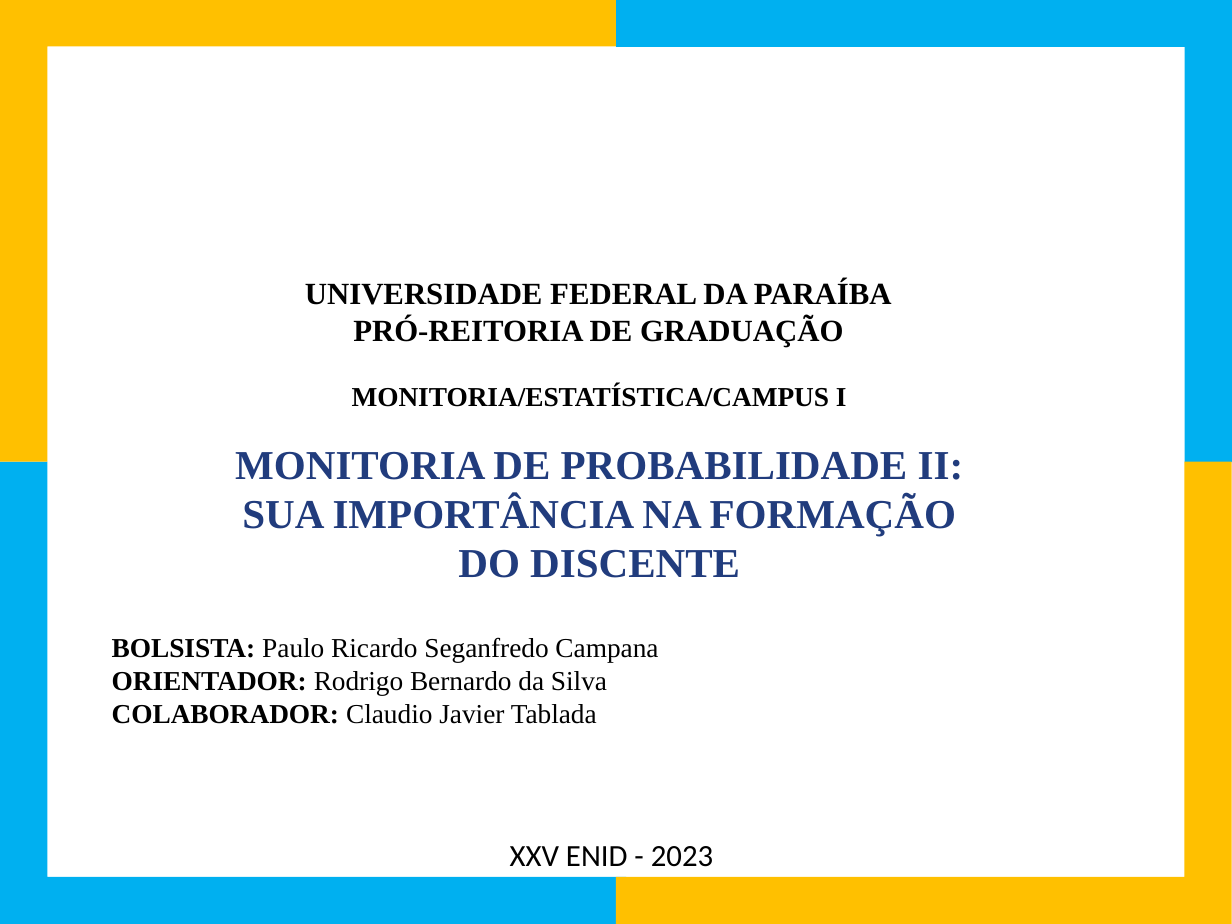
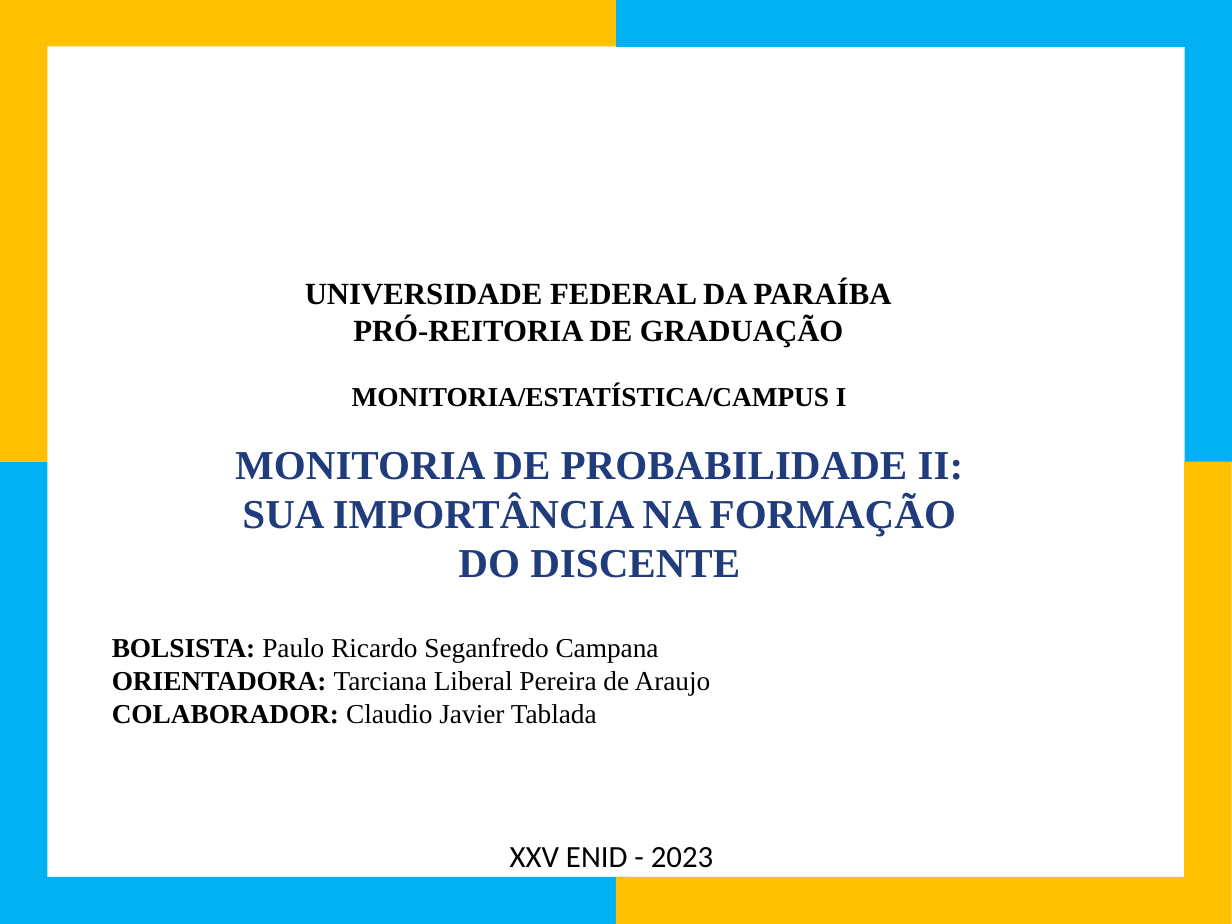
Before and after one commit to PauloCampana/UFPB, a slide deck: slide 1 of P5/monitoria/enid/enid1.pptx. Drawn at 1232x924 pixels with LibreOffice and Linux fonts; fonts in the diff are those of the drawing; background and template pictures are left out. Boxes give left, top, right and bottom in pixels: in the first picture for what was removed or moved away, otherwise in the second. Text is boxed around its words. In the diff, an @@ line names an element or a change of style, - is before the commit and + after.

```diff
--- a/P5/monitoria/enid/enid1.pptx
+++ b/P5/monitoria/enid/enid1.pptx
@@ text at (112,671,711,695): text changed @@
-ORIENTADOR: Rodrigo Bernardo da Silva
+ORIENTADORA: Tarciana Liberal Pereira de Araujo
```
Also in this commit, not shown: 4 other files.
